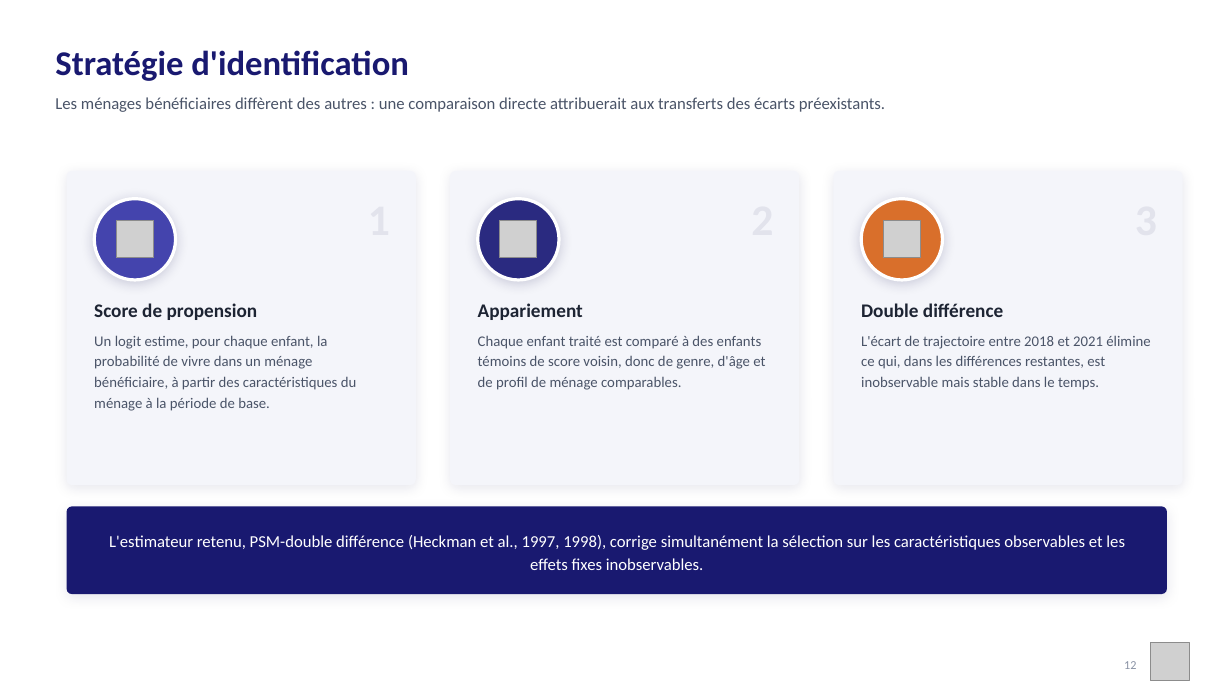
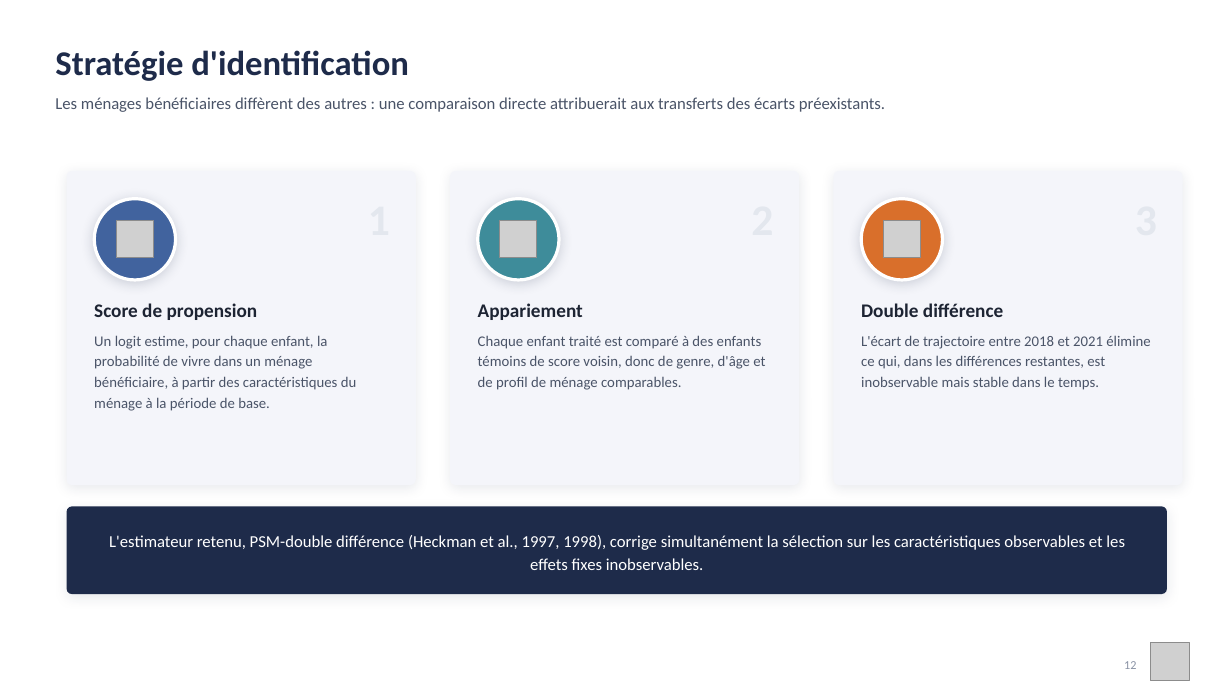
Before and after one commit to JODRAFF9/MEMOIRE, a slide deck: slide 12 of infographie/presentation_infographique.pptx. Drawn at 1232x693 pixels with LibreOffice and Linux fonts; fonts in the diff are those of the drawing; grey boxes stand for pictures. Boxes give left, top, right and bottom in pixels: in the first picture for what was removed or moved away, otherwise in the second. Text is boxed around its words. In the diff, an @@ line names an element or a change of style, - is before the commit and + after.

```diff
--- a/infographie/presentation_infographique.pptx
+++ b/infographie/presentation_infographique.pptx
@@ text "Stratégie d'identification" at bbox=[55, 50, 409, 81]: text colour #191970 to #1E2B4A @@
@@ rounded rectangle at bbox=[67, 171, 416, 485]: shadow changed @@
@@ rounded rectangle at bbox=[450, 171, 799, 485]: shadow changed @@
@@ ellipse at bbox=[94, 199, 176, 280]: fill #4444AD to #41639E; shadow changed @@
@@ ellipse at bbox=[478, 199, 559, 280]: fill #2A2A80 to #3E8C9A; shadow changed @@
@@ rounded rectangle at bbox=[67, 506, 1167, 594]: fill #191970 to #1E2B4A; shadow changed @@
```
Also in this commit, not shown: 26 other slides changed, 2 other files.
